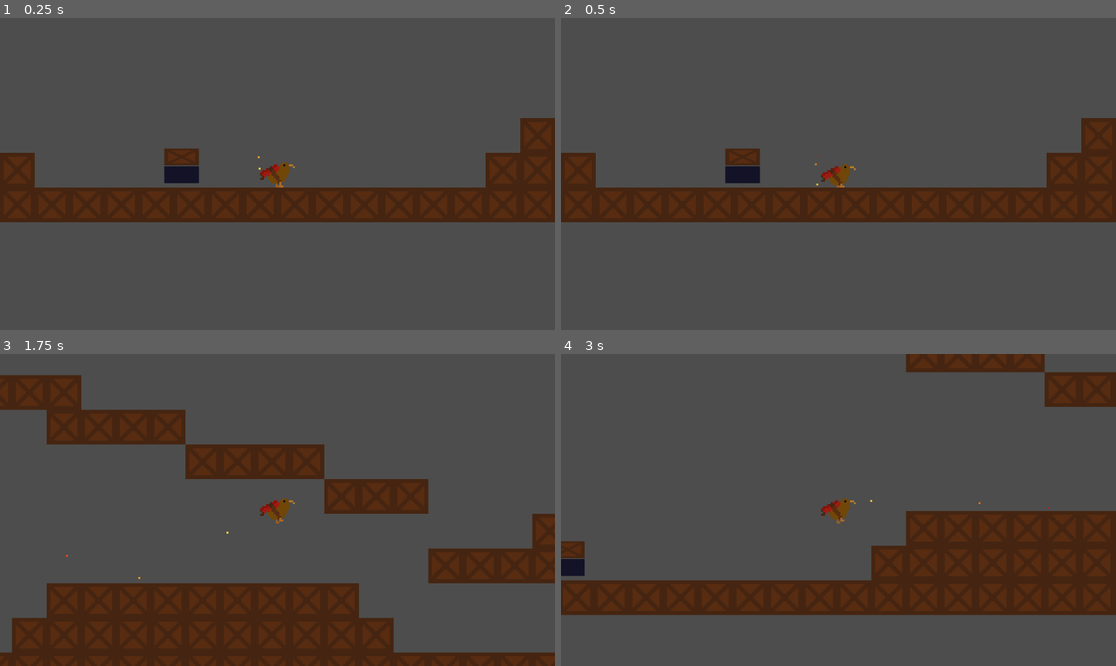
Above: before the commit, frames 1-4 (two rows, left to right).
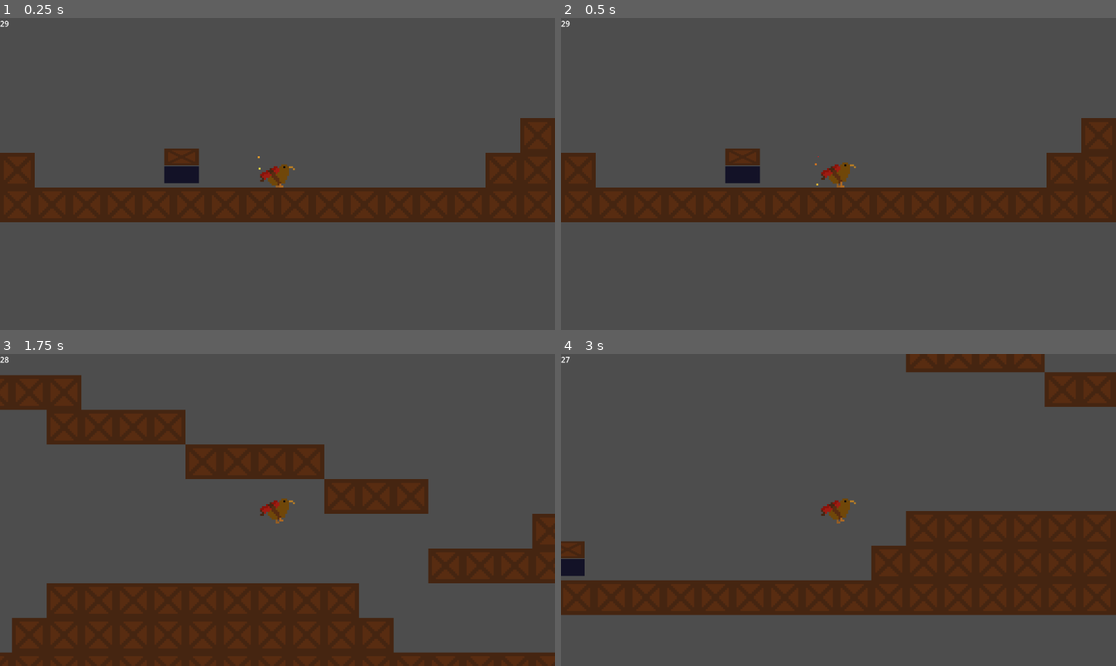
Above: after the commit, the same moments.

Repository: PixelParrot4/tactical-explosive-kiwi-simulator-2004
Game: Godot game, scene res://level_1.tscn
Two runs of this game, one before a commit and one after it. Both use one fixed random seed, a clock stepped at 60 frames per second and the inputs below. This scene is started directly instead of the project's main scene.
Inputs (mouse positions are in pixels of both pictures, inside the frame that each line leads up to):
- Up to frame 1 (0.25 s): no input
- Up to frame 2 (0.5 s): no input
- Up to frame 3 (1.75 s): tap Enter at 0.5 s; move the mouse to (399, 494) at 0.52 s; press the mouse at (399, 494) at 0.53 s; hold Right (right) from 0.53 s (still down); tap Up (ui_up) at 0.77, 1.52 s; move the mouse to (166, 525) at 1.27 s; release the mouse at (166, 525) at 1.28 s; click (166, 525) at 1.35 s
- Up to frame 4 (3 s): move the mouse to (894, 441) at 2.02 s; release Right (right) at 2.03 s; press the mouse at (894, 441) at 2.03 s; hold Left (left) 2.03-2.78 s; move the mouse to (810, 572) at 2.77 s; release the mouse at (810, 572) at 2.78 s; hold Right (right) from 2.78 s (still down); click (810, 572) at 2.85 s

The runs differ from the first frame. In frame 1, 0.1% of the frame differs, in the area x 0-54%, y 0-54%; in frame 2, 0.1%; in frame 3, less than 0.1%; in frame 4, less than 0.1%.

Commit message:
improved title screen, explosion effects and sparks

Diff:
--- a/destructable_2d.gd
+++ b/destructable_2d.gd
@@ -23,6 +23,7 @@
 		TimerNode.wait_time = Particles.lifetime
 		TimerNode.start()
 		Particles.emitting = true
+		$Sprite2D.visible = false
 
 func _on_timer_timeout() -> void:
 	queue_free()
--- a/level_0.tscn
+++ b/level_0.tscn
@@ -1,14 +1,100 @@
-[gd_scene load_steps=3 format=3 uid="uid://rkblyng5yuy3"]
+[gd_scene load_steps=10 format=3 uid="uid://rkblyng5yuy3"]
 
 [ext_resource type="Script" path="res://level.gd" id="1_puvvf"]
 [ext_resource type="Texture2D" uid="uid://coo15cdj14nna" path="res://assets/graphics/placeholderplay.png" id="2_bbmo6"]
+[ext_resource type="AudioStream" uid="uid://cp2g14nn3hnhj" path="res://assets/audio/Title.ogg" id="3_fam5o"]
+[ext_resource type="Texture2D" uid="uid://cewokd3xo7d08" path="res://assets/graphics/idlex4.png" id="4_203as"]
+
+[sub_resource type="AtlasTexture" id="AtlasTexture_ukeai"]
+atlas = ExtResource("4_203as")
+region = Rect2(0, 0, 72, 56)
+
+[sub_resource type="AtlasTexture" id="AtlasTexture_ecven"]
+atlas = ExtResource("4_203as")
+region = Rect2(76, 0, 72, 56)
+
+[sub_resource type="AtlasTexture" id="AtlasTexture_81sge"]
+atlas = ExtResource("4_203as")
+region = Rect2(0, 0, 72, 56)
+
+[sub_resource type="AtlasTexture" id="AtlasTexture_0yexy"]
+atlas = ExtResource("4_203as")
+region = Rect2(152, 0, 72, 56)
+
+[sub_resource type="SpriteFrames" id="SpriteFrames_lal0m"]
+animations = [{
+"frames": [{
+"duration": 1.0,
+"texture": SubResource("AtlasTexture_ukeai")
+}, {
+"duration": 1.0,
+"texture": SubResource("AtlasTexture_ecven")
+}, {
+"duration": 1.0,
+"texture": SubResource("AtlasTexture_81sge")
+}, {
+"duration": 1.0,
+"texture": SubResource("AtlasTexture_0yexy")
+}],
+"loop": true,
+"name": &"default",
+"speed": 5.0
+}]
 
 [node name="MainMenu" type="Node2D"]
 script = ExtResource("1_puvvf")
 
-[node name="Button" type="Button" parent="."]
-offset_right = 8.0
-offset_bottom = 8.0
+[node name="AudioStreamPlayer" type="AudioStreamPlayer" parent="."]
+stream = ExtResource("3_fam5o")
+volume_db = -10.0
+autoplay = true
+parameters/looping = true
+
+[node name="Control" type="Control" parent="."]
+layout_mode = 3
+anchors_preset = 8
+anchor_left = 0.5
+anchor_top = 0.5
+anchor_right = 0.5
+anchor_bottom = 0.5
+offset_right = 1152.0
+offset_bottom = 648.0
+grow_horizontal = 2
+grow_vertical = 2
+
+[node name="Button" type="Button" parent="Control"]
+layout_mode = 1
+anchors_preset = 8
+anchor_left = 0.5
+anchor_top = 0.5
+anchor_right = 0.5
+anchor_bottom = 0.5
+offset_left = -80.0
+offset_top = -56.0
+offset_right = 80.0
+offset_bottom = 56.0
+grow_horizontal = 2
+grow_vertical = 2
 icon = ExtResource("2_bbmo6")
 
-[connection signal="pressed" from="Button" to="." method="switch_to_next_level"]
+[node name="Kiwi" type="AnimatedSprite2D" parent="."]
+position = Vector2(576, 240)
+sprite_frames = SubResource("SpriteFrames_lal0m")
+autoplay = "default"
+frame = 1
+frame_progress = 0.361732
+
+[node name="Kiwi2" type="AnimatedSprite2D" parent="."]
+position = Vector2(448, 368)
+sprite_frames = SubResource("SpriteFrames_lal0m")
+autoplay = "default"
+frame = 3
+
+[node name="Kiwi3" type="AnimatedSprite2D" parent="."]
+position = Vector2(704, 360)
+sprite_frames = SubResource("SpriteFrames_lal0m")
+autoplay = "default"
+frame = 2
+flip_h = true
+
+[connection signal="pressed" from="Control/Button" to="." method="switch_to_next_level"]
--- a/player.gd
+++ b/player.gd
@@ -12,7 +12,7 @@
 var FRICTION = 0
 var WARNING_BEFORE_DETONATION = 5
 var times_timer_timedout = 0
-var skidding = false
+var skidding = false #isnt currently used
 
 signal detonate
 
@@ -75,10 +75,12 @@
 		AnimatedSprite.flip_h = true
 		Sparks1.position = Vector2(34,10)
 		Sparks2.position = Vector2(34,10)
+		Sparks2.direction.x = 1
 	elif direction > 0:
 		AnimatedSprite.flip_h = false
 		Sparks1.position = Vector2(-34,10)
 		Sparks2.position = Vector2(-34,10)
+		Sparks2.direction.x = -1
 
 
 
@@ -90,6 +92,25 @@
 		#skidding = false
 
 
+	Sparks1.initial_velocity_max += velocity.x
+	Sparks1.initial_velocity_min += velocity.x
+	Sparks2.initial_velocity_max += velocity.x
+	Sparks2.initial_velocity_min += velocity.x
+
+
+
+	var reducing_time_before_detonation = true
+	if Input.is_action_pressed("speed-up-fuse"):
+		Sparks2.visible = true
+#BUG doesnt work
+		#if Fuse.wait_time >= 10:
+			#Fuse.wait_time -= 10
+	elif reducing_time_before_detonation == true:
+		reducing_time_before_detonation = false
+		if times_timer_timedout < 1:
+			Sparks2.visible = false
+
+
 #####################################################
 
 
@@ -99,7 +120,6 @@
 
 	if times_timer_timedout == 1:
 		Fuse.wait_time = WARNING_BEFORE_DETONATION
-		Sparks1.visible = false
 		Sparks2.visible = true
 		Fuse.start()
 
@@ -109,7 +129,9 @@
 
 
 func explode():
+	Sparks1.visible = false
 	Sparks2.visible = false
 	$Explosion.emitting = true
 	AnimatedSprite.visible = false
+	$Camera2D.position_smoothing_speed = 0 #stops it from moving
 	detonate.emit()
--- a/player.tscn
+++ b/player.tscn
@@ -122,6 +122,7 @@
 [node name="AnimatedSprite2D" type="AnimatedSprite2D" parent="."]
 sprite_frames = SubResource("SpriteFrames_lq2vb")
 animation = &"idle"
+autoplay = "idle"
 
 [node name="CollisionShape2D" type="CollisionShape2D" parent="."]
 shape = SubResource("CapsuleShape2D_80y7r")
@@ -197,6 +198,11 @@
 
 [node name="FrictionHSlider" type="HSlider" parent="Camera2D/UI/VBoxContainer"]
 layout_mode = 2
+
+[node name="TimeLeft" type="Label" parent="Camera2D/UI"]
+layout_mode = 0
+offset_right = 40.0
+offset_bottom = 23.0
 
 [node name="Sparks1" type="CPUParticles2D" parent="."]
 position = Vector2(-34, 10)
--- a/project.godot
+++ b/project.godot
@@ -43,6 +43,12 @@
 , Object(InputEventKey,"resource_local_to_scene":false,"resource_name":"","device":-1,"window_id":0,"alt_pressed":false …(186 unchanged characters)…
 ]
 }
+speed-up-fuse={
+"deadzone": 0.5,
+"events": [Object(InputEventMouseButton,"resource_local_to_scene":false,"resource_name":"","device":-1,"window_id":0,"alt_pressed":false,"shift_pressed":false,"ctrl_pressed":false,"meta_pressed":false,"button_mask":1,"position":Vector2(234, 10),"global_position":Vector2(241, 46),"factor":1.0,"button_index":1,"canceled":false,"pressed":true,"double_click":false,"script":null)
+, Object(InputEventMouseButton,"resource_local_to_scene":false,"resource_name":"","device":-1,"window_id":0,"alt_pressed":false,"shift_pressed":false,"ctrl_pressed":false,"meta_pressed":false,"button_mask":2,"position":Vector2(236, 3),"global_position":Vector2(243, 39),"factor":1.0,"button_index":2,"canceled":false,"pressed":true,"double_click":false,"script":null)
+]
+}
 
 [rendering]
 
--- a/ui.gd
+++ b/ui.gd
@@ -38,3 +38,9 @@
 func _on_friction_h_slider_value_changed(value: float) -> void:
 	Player.FRICTION = value
 	FrictionLabel.text = "Fricion: " + str(value)
+
+
+
+func _process(delta: float) -> void:
+	var time_left:int = $"../../Fuse".time_left
+	$TimeLeft.text = str(time_left)
Not shown, added: assets/audio/Title.ogg.import
Not shown, added: assets/audio/Title.ogg
